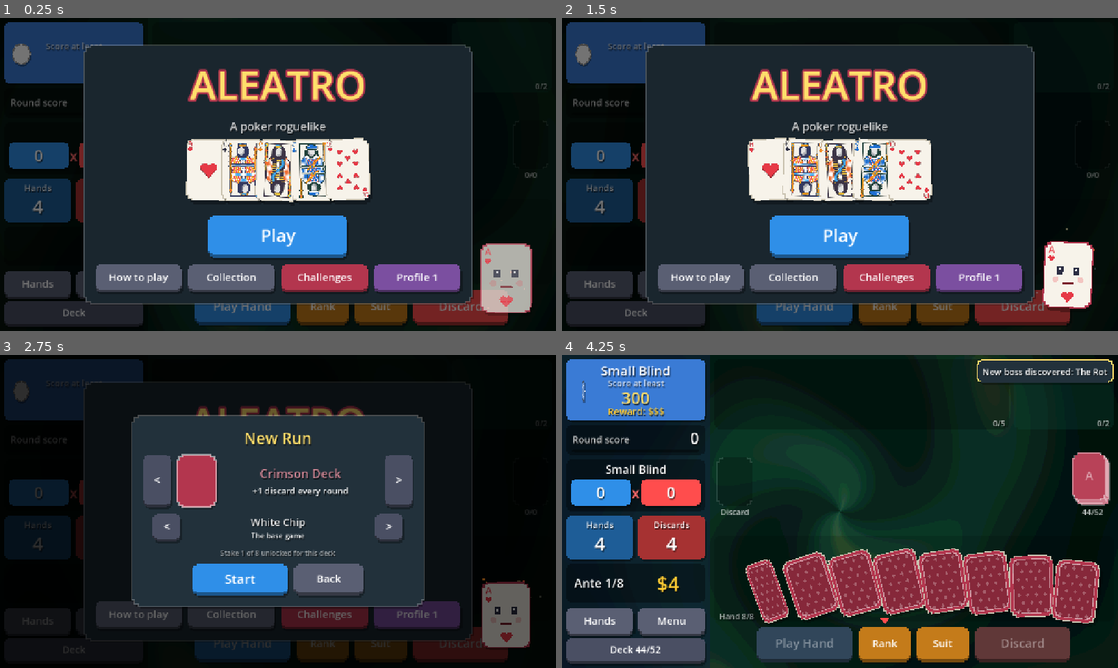
Above: before the commit, frames 1-4 (two rows, left to right).
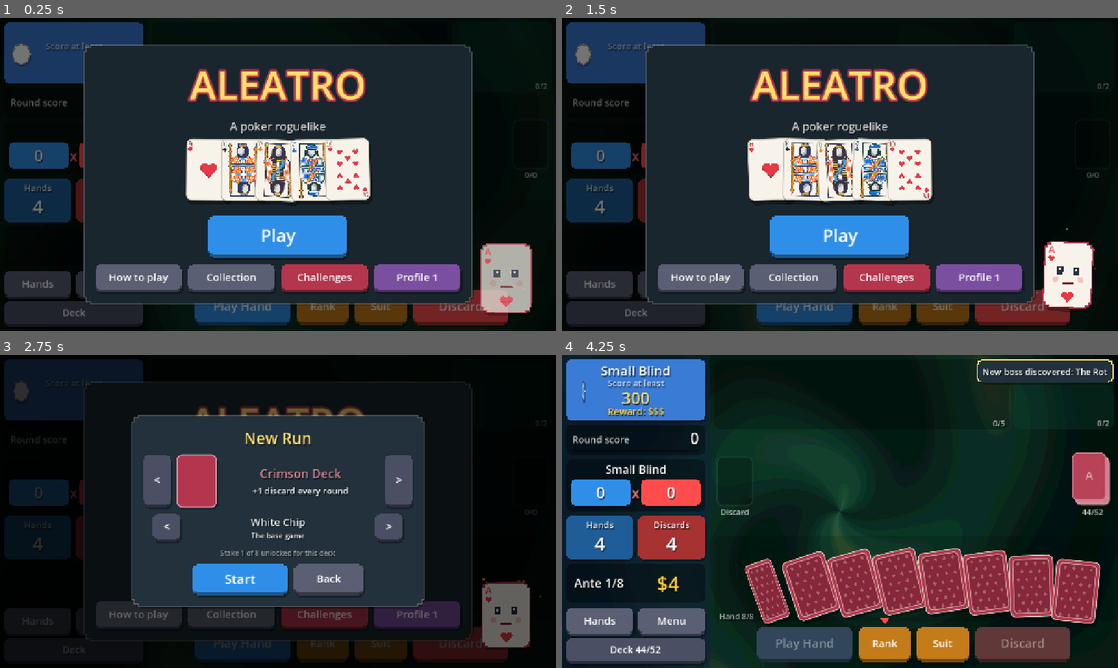
Above: after the commit, the same moments.

Repository: Yassineallach/schoolmaroc
Game: Godot game, scene res://scenes/main.tscn
Two runs of this game, one before a commit and one after it. Both use one fixed random seed, a clock stepped at 60 frames per second and the inputs below.
Inputs:
- Up to frame 1 (0.25 s): no input
- Up to frame 2 (1.5 s): click "Play Hand" at 0.5 s; click "Play Hand" at 1.25 s
- Up to frame 3 (2.75 s): click "Play" at 2 s
- Up to frame 4 (4.25 s): click "Play" at 2.75 s; click "Play Small Blind" at 3.5 s

The runs differ from the first frame. In frame 1, 0.3% of the frame differs, in the area x 33-67%, y 38-60%; in frame 2, 0.3%; in frame 3, 0.1%; in frame 4, 1.5%, in the area x 28-99%, y 31-86%.

Commit message:
Cards: smooth round corners on every card
PixelBox gains a rounded mode (anti-aliased round corners, radius 3x the
step) used for playing cards, card backs and piles, charm and spell
tiles, booster packs, vouchers and the deck swatch. Panels and buttons
keep their pixel corners.

Co-Authored-By: Claude Opus 5.5 <noreply@anthropic.com>
Claude-Session: https://claude.ai/code/session_01LZR5ftoCVRtdXjWmfvUKYt

Diff:
--- a/aleatro/scripts/card_view.gd
+++ b/aleatro/scripts/card_view.gd
@@ -36,9 +36,11 @@
 	_tilt.attach(self)
 	if _face_box == null:
 		_face_box = PixelBox.new(Color("f7f3ea"), 4.0, 0.0, true)
+		_face_box.rounded = true
 		_face_box.outline = 2.0
 		_face_box.outline_color = Color("c9c2b0")
 		_select_box = PixelBox.new(Color(0, 0, 0, 0), 4.0)
+		_select_box.rounded = true
 		_select_box.outline = 4.0
 		_select_box.outline_color = Color("ffcc33")
 		_fx_shader = load("res://shaders/card_fx.gdshader")
@@ -149,6 +151,7 @@
 	_face_box.color = back_color
 	draw_style_box(_face_box, Rect2(Vector2.ZERO, size))
 	var inner := PixelBox.new(back_color.darkened(0.25), 3.0)
+	inner.rounded = true
 	inner.outline = 2.0
 	inner.outline_color = Color(1, 1, 1, 0.5)
 	draw_style_box(inner, Rect2(8, 8, size.x - 16, size.y - 16))
@@ -191,6 +194,7 @@
 	# bottom middle, below the lowest pips and clear of the corner index
 	var r := Rect2(22, size.y - 17, 56, 13)
 	var b := PixelBox.new(col, 2.0)
+	b.rounded = true
 	draw_style_box(b, r)
 	draw_string(font, Vector2(r.position.x, r.position.y + 10.5), text.to_upper(), HORIZONTAL_ALIGNMENT_CENTER, r.size.x, 9, Color.WHITE)
 
--- a/aleatro/scripts/charm_view.gd
+++ b/aleatro/scripts/charm_view.gd
@@ -109,6 +109,7 @@
 		_draw_back()
 		return
 	var sb := PixelBox.new(col, 4.0, 0.0, true)
+	sb.rounded = true
 	sb.shadow_offset = Vector2(3, 5) + Vector2(1, 3) * Anim.lift(_phase, float_amount) + Anim.parallax(self)
 	var painted := painted_art(charm_id) if rune_hand == "" else null
 	if painted != null:
@@ -184,6 +185,7 @@
 
 func _draw_back() -> void:
 	var back := PixelBox.new(Color("3b2f4f"), 4.0, 0.0, true)
+	back.rounded = true
 	back.outline = 4.0
 	back.outline_color = Color("c9a227")
 	draw_style_box(back, Rect2(Vector2.ZERO, size))
--- a/aleatro/scripts/main.gd
+++ b/aleatro/scripts/main.gd
@@ -962,6 +962,7 @@
 	var swatch := PanelContainer.new()
 	swatch.custom_minimum_size = Vector2(90, 120)
 	var sb := _box(d.back if why == "" else Color("4a4f63"), 4.0, true)
+	sb.rounded = true
 	sb.outline = 3.0
 	sb.outline_color = Color(1, 1, 1, 0.5)
 	swatch.add_theme_stylebox_override("panel", sb)
@@ -1209,6 +1210,7 @@
 	var p := PanelContainer.new()
 	p.custom_minimum_size = Vector2(96, 118)
 	var sb := _box(col, 3.0, true)
+	sb.rounded = true
 	sb.outline = 3.0
 	sb.outline_color = col.lightened(0.5) if Data.PACKS[id].size == "" else Color("ffdf6b")
 	p.add_theme_stylebox_override("panel", sb)
@@ -1220,6 +1222,7 @@
 	var p := PanelContainer.new()
 	p.custom_minimum_size = Vector2(96, 118)
 	var sb := _box(Color("8a5a1a"), 3.0, true)
+	sb.rounded = true
 	sb.outline = 3.0
 	sb.outline_color = Color("ffdf6b")
 	p.add_theme_stylebox_override("panel", sb)
--- a/aleatro/scripts/pile_view.gd
+++ b/aleatro/scripts/pile_view.gd
@@ -63,6 +63,7 @@
 func _draw() -> void:
 	var font := ThemeDB.fallback_font
 	var slot := PixelBox.new(Color(0, 0, 0, 0.22), 4.0)
+	slot.rounded = true
 	slot.outline = 2.0
 	slot.outline_color = Color(1, 1, 1, 0.12)
 	draw_style_box(slot, Rect2(Vector2.ZERO, Vector2(W, H)))
@@ -78,6 +79,7 @@
 			var jitter := _shuffle * (12.0 if i % 2 else -12.0)
 			var off := Vector2(-i * 1.2 + jitter, -i * 1.6)
 			var back := PixelBox.new(CardView.back_color if i < layers - 1 else CardView.back_color.lightened(0.06), 4.0, 0.0, i == 0)
+			back.rounded = true
 			back.outline = 2.0
 			back.outline_color = Color(1, 1, 1, 0.35)
 			draw_style_box(back, Rect2(off + Vector2(2, 2), Vector2(W - 4, H - 4)))
@@ -92,6 +94,7 @@
 	var r := Rect2(-Vector2(CardView.W, CardView.H) / 2, Vector2(CardView.W, CardView.H))
 	var enh: String = card.get("enh", "")
 	var face := PixelBox.new(Data.ENHANCEMENTS[enh].face if enh != "" else Color("f7f3ea"), 4.0, 0.0, true)
+	face.rounded = true
 	face.outline = 2.0
 	face.outline_color = Color("c9c2b0")
 	draw_style_box(face, r)
--- a/aleatro/scripts/pixel_box.gd
+++ b/aleatro/scripts/pixel_box.gd
@@ -4,6 +4,7 @@
 
 ## A box with stair-stepped "pixel" corners, an optional embossed lower lip,
 ## a drop shadow and an outline. Used for every panel, button, card and charm.
+## Cards set `rounded` for smooth, anti-aliased round corners instead.
 
 @export var color := Color.WHITE
 @export var step := 3.0  # size of one corner "pixel"
@@ -14,6 +15,7 @@
 @export var outline := 0.0
 @export var outline_color := Color(1, 1, 1, 0.8)
 @export var pressed := false  # sink the face into the emboss lip
+@export var rounded := false  # smooth round corners (radius 3 * step) instead of pixel steps
 
 
 func _init(c: Color = Color.WHITE, s: float = 3.0, e: float = 0.0, sh: bool = false) -> void:
@@ -24,7 +26,9 @@
 	set_content_margin_all(12)
 
 
-static func outline_points(rect: Rect2, s: float) -> PackedVector2Array:
+static func outline_points(rect: Rect2, s: float, round_corners := false) -> PackedVector2Array:
+	if round_corners:
+		return round_points(rect, 3.0 * s)
 	var x0 := rect.position.x
 	var y0 := rect.position.y
 	var x1 := rect.end.x
@@ -38,6 +42,19 @@
 	])
 
 
+## The outline of a rectangle with round corners of radius `r`.
+static func round_points(rect: Rect2, r: float) -> PackedVector2Array:
+	r = minf(r, minf(rect.size.x, rect.size.y) / 2.0)
+	var pts := PackedVector2Array()
+	var centres := [Vector2(rect.end.x - r, rect.position.y + r), Vector2(rect.end.x - r, rect.end.y - r),
+		Vector2(rect.position.x + r, rect.end.y - r), Vector2(rect.position.x + r, rect.position.y + r)]
+	for k in 4:
+		for i in 7:
+			var a := -PI / 2 + (k + i / 6.0) * PI / 2
+			pts.append(centres[k] + Vector2(cos(a), sin(a)) * r)
+	return pts
+
+
 func _draw(to_canvas_item: RID, rect: Rect2) -> void:
 	var face := rect
 	face.size.y -= emboss
@@ -45,21 +62,26 @@
 	if shadow and color.a > 0.01:
 		var sr := rect
 		sr.position += shadow_offset * (0.4 if pressed else 1.0)
-		_poly(to_canvas_item, outline_points(sr, step), Color(shadow_color, shadow_color.a * color.a))
+		_poly(to_canvas_item, outline_points(sr, step, rounded), Color(shadow_color, shadow_color.a * color.a))
 	if emboss > 0.0:
 		var er := face
 		er.position.y += emboss
-		_poly(to_canvas_item, outline_points(er, step), color.darkened(0.4))
+		_poly(to_canvas_item, outline_points(er, step, rounded), color.darkened(0.4))
 	face.position.y += sink
-	var pts := outline_points(face, step)
+	var pts := outline_points(face, step, rounded)
 	_poly(to_canvas_item, pts, color)
 	if outline > 0.0:
 		var loop := pts.duplicate()
 		loop.append(pts[0])
-		RenderingServer.canvas_item_add_polyline(to_canvas_item, loop, PackedColorArray([outline_color]), outline)
+		RenderingServer.canvas_item_add_polyline(to_canvas_item, loop, PackedColorArray([outline_color]), outline, rounded)
 
 
 func _poly(ci: RID, pts: PackedVector2Array, c: Color) -> void:
 	if c.a <= 0.0:
 		return
 	RenderingServer.canvas_item_add_polygon(ci, pts, PackedColorArray([c]))
+	if rounded:
+		# polygons are not anti-aliased: a thin smooth edge in the same colour softens the curve
+		var loop := pts.duplicate()
+		loop.append(pts[0])
+		RenderingServer.canvas_item_add_polyline(ci, loop, PackedColorArray([c]), 1.0, true)
--- a/aleatro/scripts/spell_view.gd
+++ b/aleatro/scripts/spell_view.gd
@@ -57,6 +57,7 @@
 	var font := ThemeDB.fallback_font
 	draw_set_transform_matrix(Anim.float_xform(size, _phase, float_amount))
 	var sb := PixelBox.new(col, 4.0, 0.0, true)
+	sb.rounded = true
 	sb.shadow_offset = Vector2(3, 5) + Vector2(1, 3) * Anim.lift(_phase, float_amount) + Anim.parallax(self)
 	sb.outline = 4.0
 	sb.outline_color = Color("9fe3cf")
